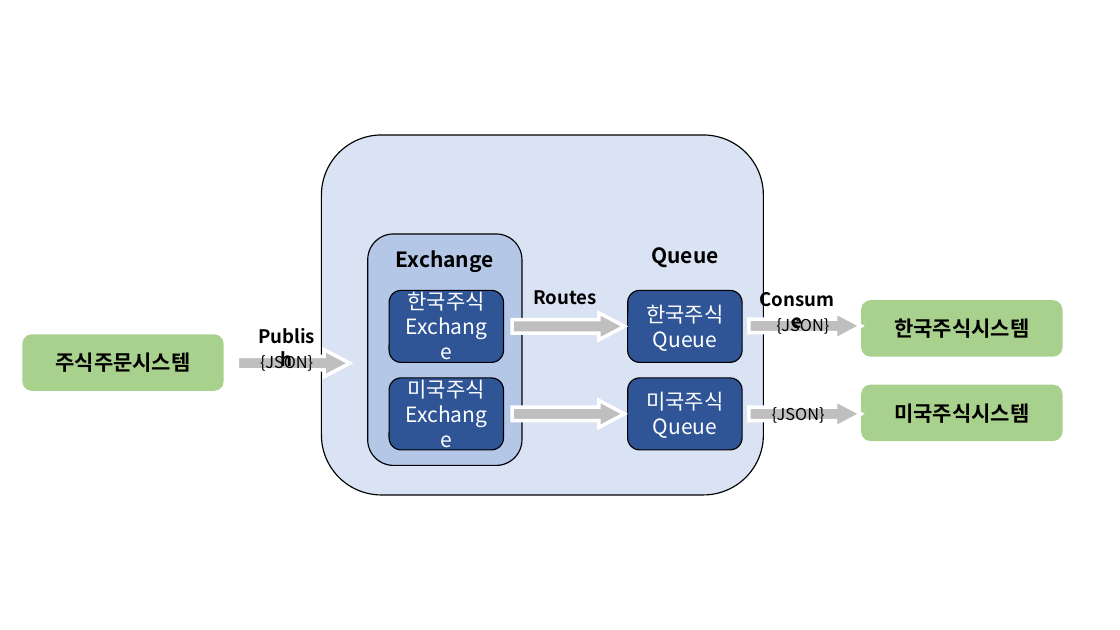
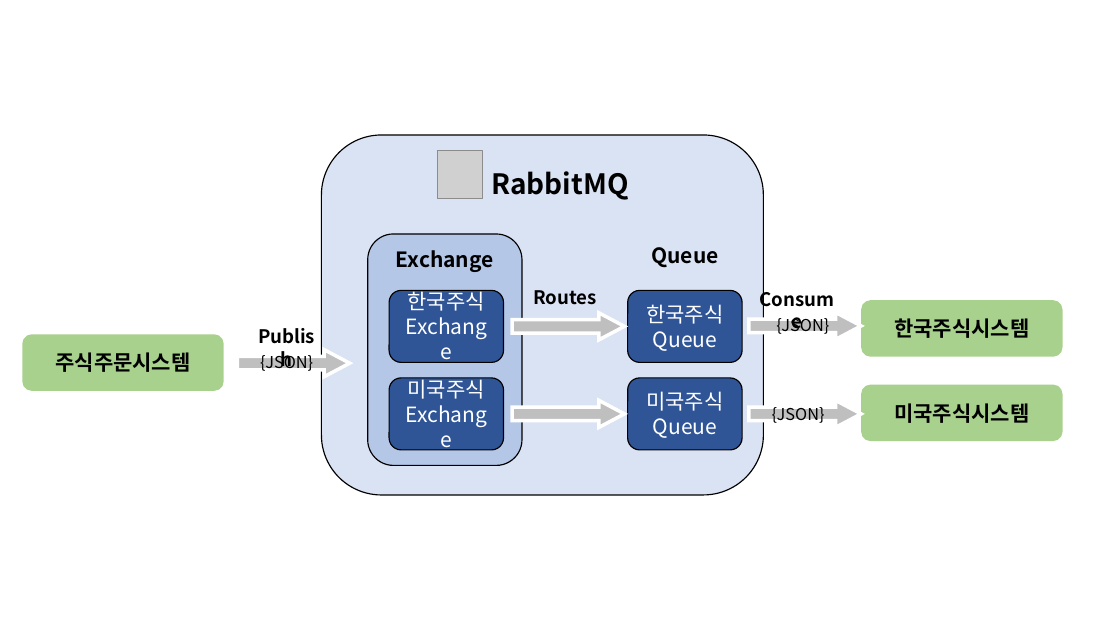
Before and after one commit to Dev-Taehee/RabbitMQ_Practice, a slide deck: slide 1 of img/StockOrderSystem_RabbitMQ.pptx. Drawn at 1120x630 pixels with LibreOffice and Linux fonts; fonts in the diff are those of the drawing; grey boxes stand for pictures. Boxes give left, top, right and bottom in pixels: in the first picture for what was removed or moved away, otherwise in the second. Text is boxed around its words. In the diff, an @@ line names an element or a change of style, - is before the commit and + after.

```diff
--- a/img/StockOrderSystem_RabbitMQ.pptx
+++ b/img/StockOrderSystem_RabbitMQ.pptx
@@ picture added at bbox=[437, 150, 481, 198] @@
@@ text added at bbox=[491, 171, 628, 200], 24 pt, text #000000, bold @@
+RabbitMQ
```
Also in this commit, not shown: 1 other file.
